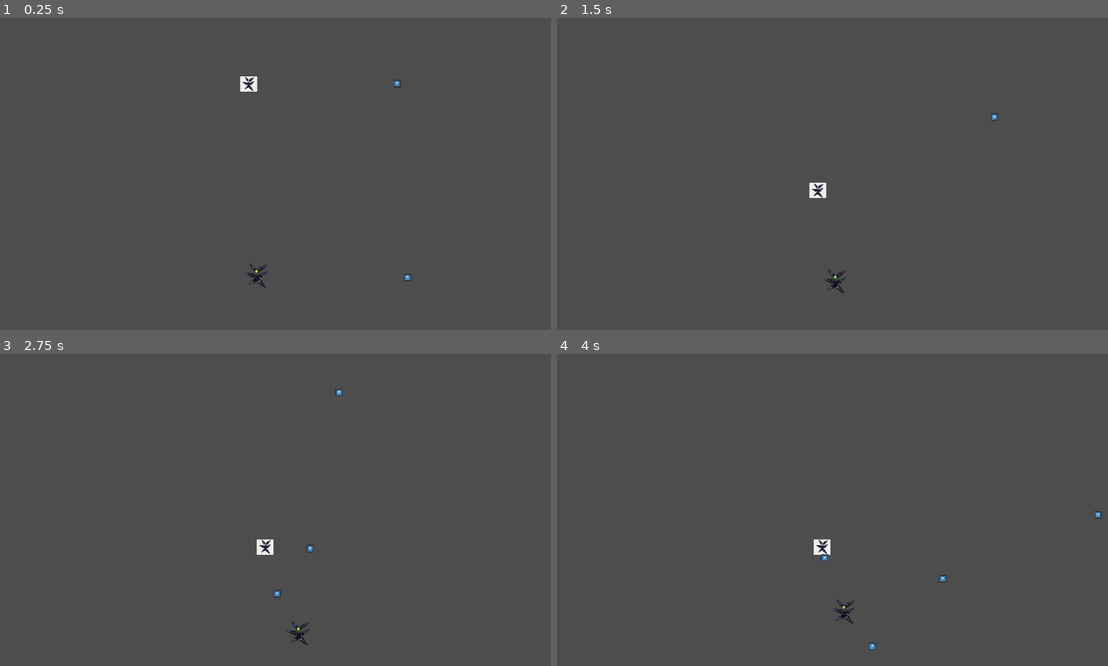
Above: before the commit, frames 1-4 (two rows, left to right).
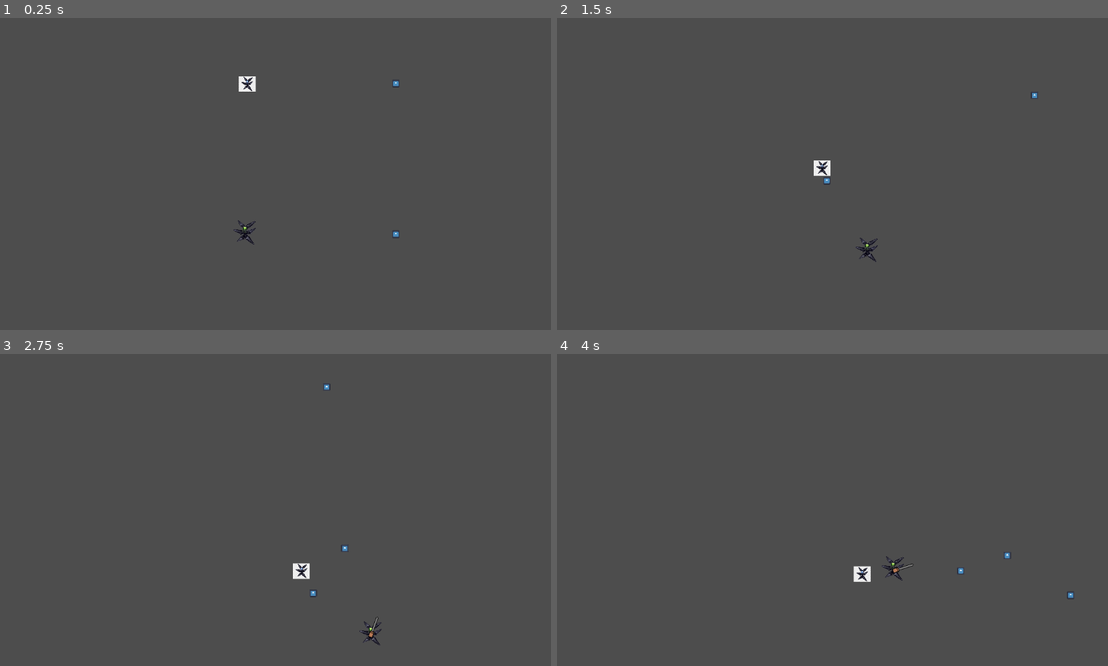
Above: after the commit, the same moments.

Repository: CharlesPatton/BrainlessGamejam
Game: Godot game, scene res://node_2d.tscn
The game is run twice, just before and just after one commit, with the same random seed, the same clock (stepped at 60 frames per second) and the same inputs. The engine's default icon, where the game draws it, is replaced by a stand-in: a white triangle on a blue panel in a dark square.
Inputs (mouse positions are in pixels of both pictures, inside the frame that each line leads up to):
- Up to frame 1 (0.25 s): no input
- Up to frame 2 (1.5 s): move the mouse to (953, 158) at 0.52 s; press the mouse at (953, 158) at 0.53 s; hold D (right) 0.53-1.28 s; right-click (953, 158) at 0.8 s; move the mouse to (716, 189) at 1.27 s; release the mouse at (716, 189) at 1.28 s; hold S (down) from 1.28 s (still down); right-click (716, 189) at 1.35 s
- Up to frame 3 (2.75 s): click (159, 525) at 1.55 s; move the mouse to (330, 441) at 2.02 s; release S (down) at 2.03 s; press the mouse at (330, 441) at 2.03 s; hold D (right) from 2.03 s (still down); right-click (330, 441) at 2.3 s
- Up to frame 4 (4 s): move the mouse to (804, 572) at 2.77 s; release D (right) at 2.78 s; release the mouse at (804, 572) at 2.78 s; hold W (up) 2.78-3.53 s; right-click (804, 572) at 2.85 s; click (804, 572) at 3.05 s; move the mouse to (997, 556) at 3.52 s; press the mouse at (997, 556) at 3.53 s; hold A (left) from 3.53 s (still down); right-click (997, 556) at 3.8 s

The runs differ from the first frame. In frame 1, 0.4% of the frame differs, in the area x 42-75%, y 18-87%; in frame 2, 0.5%; in frame 3, 0.6%; in frame 4, 0.7%, in the area x 46-99%, y 50-95%.

Commit message:
melee weapon start

Diff:
--- a/something-game-jam/character_body_2d.gd
+++ b/something-game-jam/character_body_2d.gd
@@ -1,25 +1,32 @@
 extends CharacterBody2D
 
 @onready var bullet = $bullet
+@onready var weapon = $weapon
 var canShoot = true
+var canSwing = true
+
+#PLAYER THINGS
+var HEALTH = 20
+var MELEE_DAMAGE = 2
+var RANGE_DAMAGE = 1
+var SPEED = 3
 
 func _process(delta: float) -> void:
 	move_player()
 	shoot(delta)
 
-
 func move_player():
 	if Input.is_action_pressed("up"):
-		self.position.y -= 1
+		self.position.y -= 1 * SPEED
 
 	if Input.is_action_pressed("down"):
-		self.position.y += 1
+		self.position.y += 1 * SPEED
 
 	if Input.is_action_pressed("left"):
-		self.position.x -= 1
+		self.position.x -= 1 * SPEED
 
 	if Input.is_action_pressed("right"):
-		self.position.x += 1
+		self.position.x += 1 * SPEED
 
 
 func shoot(delta):
@@ -34,7 +41,27 @@
 
 		$ShootCoolDown.start(.25)
 
+	if Input.is_action_just_pressed("swing") and canSwing:
+		canSwing = false
+		weapon.show()
+		weapon.rotate(weapon.get_angle_to(get_global_mouse_position()) - PI/6)
+
+		var tween = get_tree().create_tween()
+		tween.tween_property(weapon, "rotation", weapon.rotation + (PI/3), 0.5)
+
+		await get_tree().create_timer(0.5).timeout
+		endSwing()
+
+
+func endSwing():
+	weapon.hide()
+	weapon.rotation = 0
+	$swingCooldown.start()
 
 
 func _on_shoot_cool_down_timeout() -> void:
 	canShoot = true
+
+
+func _on_swing_cooldown_timeout():
+	canSwing = true
--- a/something-game-jam/character_body_2d_2.gd
+++ b/something-game-jam/character_body_2d_2.gd
@@ -6,7 +6,7 @@
 
 func _physics_process(delta: float) -> void:
 	if health < 1:
-		get_parent().remove_child($enemy)
+		queue_free()
 
 	if global_position.distance_to(get_parent().get_node("player").global_position) > 200:
 		global_position = global_position.move_toward(get_parent().get_node("player").global_position, 200 * delta)
--- a/something-game-jam/main.gd
+++ b/something-game-jam/main.gd
@@ -3,4 +3,5 @@
 @onready var copyEnemy = $enemy.duplicate()
 
 func _process(delta: float) -> void:
-	pass
+	if not $enemy:
+		get_tree().change_scene_to_file("res://map.tscn")
--- /dev/null
+++ b/something-game-jam/map.gd
@@ -0,0 +1,20 @@
+extends Control
+
+
+
+# Called when the node enters the scene tree for the first time.
+func _ready():
+	pass # Replace with function body.
+
+
+# Called every frame. 'delta' is the elapsed time since the previous frame.
+func _process(delta):
+	pass
+
+
+func _on_shop_pressed():
+	get_tree().change_scene_to_file("res://shop.tscn")
+
+
+func _on_encounter_pressed():
+	get_tree().change_scene_to_file("res://node_2d.tscn")
--- /dev/null
+++ b/something-game-jam/map.tscn
@@ -0,0 +1,33 @@
+[gd_scene format=3 uid="uid://cat5j1svhtifl"]
+
+[ext_resource type="Script" uid="uid://cakq1k28grsnu" path="res://map.gd" id="1_c7s6e"]
+
+[node name="map" type="Control" unique_id=335036315]
+layout_mode = 3
+anchors_preset = 15
+anchor_right = 1.0
+anchor_bottom = 1.0
+grow_horizontal = 2
+grow_vertical = 2
+script = ExtResource("1_c7s6e")
+
+[node name="shop" type="Button" parent="." unique_id=709494761]
+layout_mode = 0
+offset_left = 283.0
+offset_top = 296.0
+offset_right = 330.0
+offset_bottom = 327.0
+text = "Shop
+"
+
+[node name="encounter" type="Button" parent="." unique_id=440400344]
+layout_mode = 0
+offset_left = 604.0
+offset_top = 294.0
+offset_right = 692.0
+offset_bottom = 325.0
+text = "encounter
+"
+
+[connection signal="pressed" from="shop" to="." method="_on_shop_pressed"]
+[connection signal="pressed" from="encounter" to="." method="_on_encounter_pressed"]
--- a/something-game-jam/node_2d.tscn
+++ b/something-game-jam/node_2d.tscn
@@ -5,23 +5,26 @@
 [ext_resource type="Texture2D" uid="uid://bjc1tkwuq0y7p" path="res://c26dbd8e0d813f2963ec16a484acc26f.png" id="2_0hol4"]
 [ext_resource type="Texture2D" uid="uid://djvqjk5takxg0" path="res://OIP.webp" id="3_q6r6c"]
 [ext_resource type="Texture2D" uid="uid://co5okifted1dd" path="res://icon.svg" id="4_0hol4"]
-[ext_resource type="Script" uid="uid://cfxdia83t8i0j" path="res://bullet.gd" id="4_q6r6c"]
+[ext_resource type="Script" path="res://bullet.gd" id="4_q6r6c"]
 [ext_resource type="Script" uid="uid://djybwwl87ida4" path="res://character_body_2d_2.gd" id="5_kdubu"]
+[ext_resource type="Texture2D" uid="uid://phingl88oxev" path="res://sword_temp.png" id="6_rj586"]
 
 [sub_resource type="RectangleShape2D" id="RectangleShape2D_kdubu"]
 size = Vector2(53, 57)
 
 [sub_resource type="RectangleShape2D" id="RectangleShape2D_q6r6c"]
 
+[sub_resource type="RectangleShape2D" id="RectangleShape2D_rj586"]
+size = Vector2(43.75, 9)
+
 [sub_resource type="RectangleShape2D" id="RectangleShape2D_d21ai"]
 size = Vector2(37, 33)
 
 [node name="Node2D" type="Node2D" unique_id=426656197]
-position = Vector2(519, 90)
 script = ExtResource("1_d21ai")
 
 [node name="player" type="CharacterBody2D" parent="." unique_id=1203201962]
-position = Vector2(24, 453)
+position = Vector2(519, 453)
 script = ExtResource("1_epypp")
 
 [node name="CollisionShape2D" type="CollisionShape2D" parent="player" unique_id=343135727]
@@ -49,7 +52,22 @@
 
 [node name="ShootCoolDown" type="Timer" parent="player" unique_id=1489054631]
 
+[node name="weapon" type="Area2D" parent="player" unique_id=1831538507]
+visible = false
+
+[node name="CollisionShape2D" type="CollisionShape2D" parent="player/weapon" unique_id=193124484]
+position = Vector2(21, -2)
+shape = SubResource("RectangleShape2D_rj586")
+
+[node name="Sprite2D" type="Sprite2D" parent="player/weapon" unique_id=1540796538]
+rotation = 1.5707964
+texture = ExtResource("6_rj586")
+
+[node name="swingCooldown" type="Timer" parent="player" unique_id=1231052410]
+wait_time = 0.5
+
 [node name="enemy" type="CharacterBody2D" parent="." unique_id=1616742647]
+position = Vector2(519, 90)
 script = ExtResource("5_kdubu")
 
 [node name="hitShape" type="Area2D" parent="enemy" unique_id=1210420208]
@@ -84,5 +102,6 @@
 [node name="ShootCoolDown" type="Timer" parent="enemy" unique_id=140945692]
 
 [connection signal="timeout" from="player/ShootCoolDown" to="player" method="_on_shoot_cool_down_timeout"]
+[connection signal="timeout" from="player/swingCooldown" to="player" method="_on_swing_cooldown_timeout"]
 [connection signal="area_entered" from="enemy/hitShape" to="enemy" method="_on_hit_shape_area_entered"]
 [connection signal="timeout" from="enemy/ShootCoolDown" to="enemy" method="_on_shoot_cool_down_timeout"]
--- a/something-game-jam/project.godot
+++ b/something-game-jam/project.godot
@@ -42,6 +42,16 @@
 "events": [Object(InputEventMouseButton,"resource_local_to_scene":false,"resource_name":"","device":-1,"window_id":0,"a …(259 unchanged characters)…
 ]
 }
+swing={
+"deadzone": 0.2,
+"events": [Object(InputEventMouseButton,"resource_local_to_scene":false,"resource_name":"","device":-1,"window_id":0,"alt_pressed":false,"shift_pressed":false,"ctrl_pressed":false,"meta_pressed":false,"button_mask":2,"position":Vector2(178, 18),"global_position":Vector2(187, 66),"factor":1.0,"button_index":2,"canceled":false,"pressed":true,"double_click":false,"script":null)
+]
+}
+parry={
+"deadzone": 0.2,
+"events": [Object(InputEventKey,"resource_local_to_scene":false,"resource_name":"","device":-1,"window_id":0,"alt_pressed":false,"shift_pressed":false,"ctrl_pressed":false,"meta_pressed":false,"pressed":false,"keycode":0,"physical_keycode":4194325,"key_label":0,"unicode":0,"location":0,"echo":false,"script":null)
+]
+}
 
 [physics]
 
--- /dev/null
+++ b/something-game-jam/shop.gd
@@ -0,0 +1,15 @@
+extends Control
+
+
+# Called when the node enters the scene tree for the first time.
+func _ready():
+	pass # Replace with function body.
+
+
+# Called every frame. 'delta' is the elapsed time since the previous frame.
+func _process(delta):
+	pass
+
+
+func _on_map_pressed():
+	get_tree().change_scene_to_file("res://map.tscn")
--- /dev/null
+++ b/something-game-jam/shop.tscn
@@ -0,0 +1,22 @@
+[gd_scene format=3 uid="uid://bp2nquavs53va"]
+
+[ext_resource type="Script" uid="uid://c3kegnjlsbe57" path="res://shop.gd" id="1_viryw"]
+
+[node name="shop" type="Control" unique_id=666448318]
+layout_mode = 3
+anchors_preset = 15
+anchor_right = 1.0
+anchor_bottom = 1.0
+grow_horizontal = 2
+grow_vertical = 2
+script = ExtResource("1_viryw")
+
+[node name="map" type="Button" parent="." unique_id=1455547108]
+layout_mode = 0
+offset_left = 466.0
+offset_top = 269.0
+offset_right = 573.0
+offset_bottom = 300.0
+text = "Back To Map"
+
+[connection signal="pressed" from="map" to="." method="_on_map_pressed"]
Not shown, added: something-game-jam/map.gd.uid
Not shown, added: something-game-jam/shop.gd.uid
Binary file added: something-game-jam/sword_temp.png
Not shown, added: something-game-jam/sword_temp.png.import
